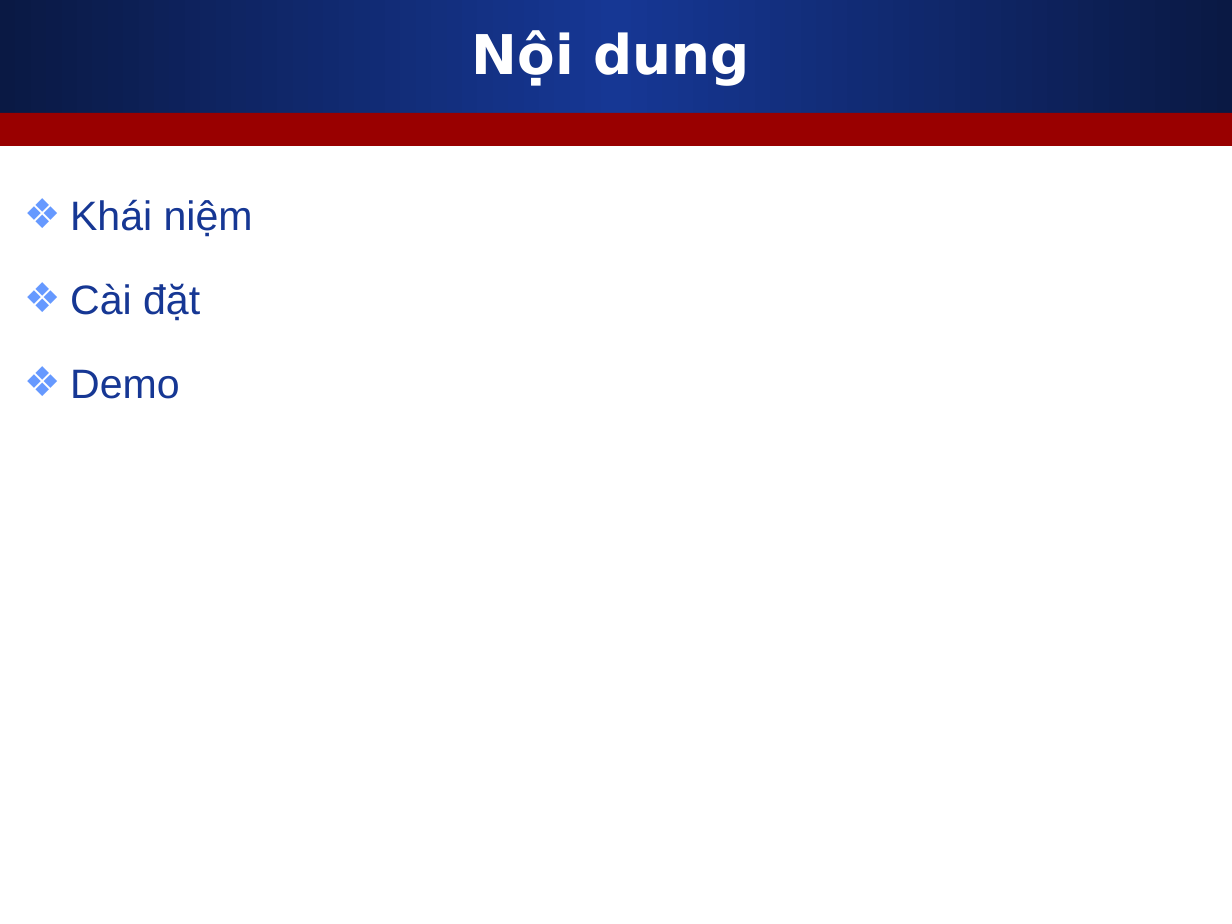
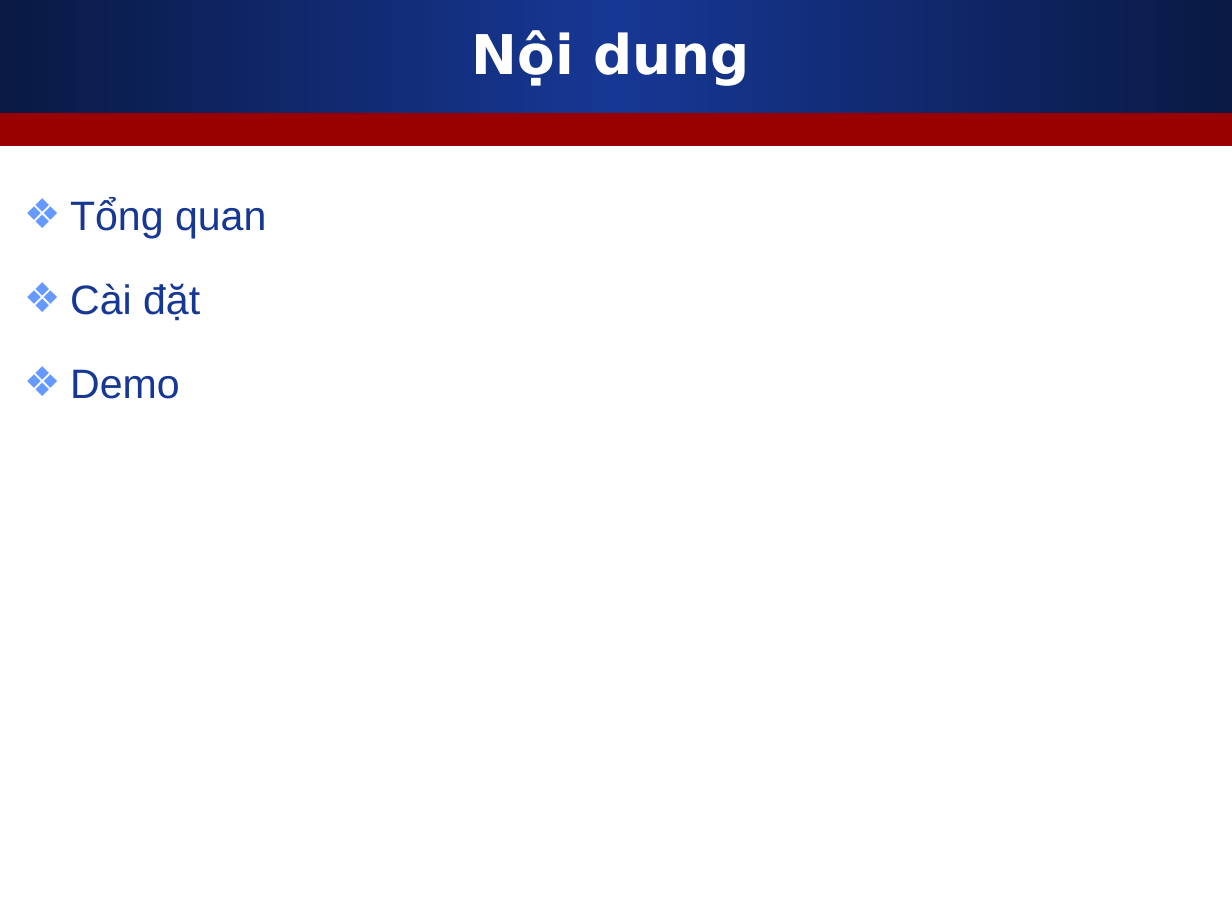
Before and after one commit to melng124/php39_devpro, a slide deck: slide 2 of Day5_FontAwesome_Thuc_hanh_Bootstrap/Slide_bai_giang/FontAwesome.ppt. Drawn at 1232x924 pixels with LibreOffice and Linux fonts; fonts in the diff are those of the drawing. Boxes give left, top, right and bottom in pixels: in the first picture for what was removed or moved away, otherwise in the second. Text is boxed around its words. In the diff, an @@ line names an element or a change of style, - is before the commit and + after.

```diff
--- a/Day5_FontAwesome_Thuc_hanh_Bootstrap/Slide_bai_giang/FontAwesome.ppt
+++ b/Day5_FontAwesome_Thuc_hanh_Bootstrap/Slide_bai_giang/FontAwesome.ppt
@@ text at [70, 197, 266, 238]: text changed @@
-❖ Khái niệm
+❖ Tổng quan
```
Also in this commit, not shown: 1 other slide changed, 2 slides added, 5 slides removed, 1 other file.
